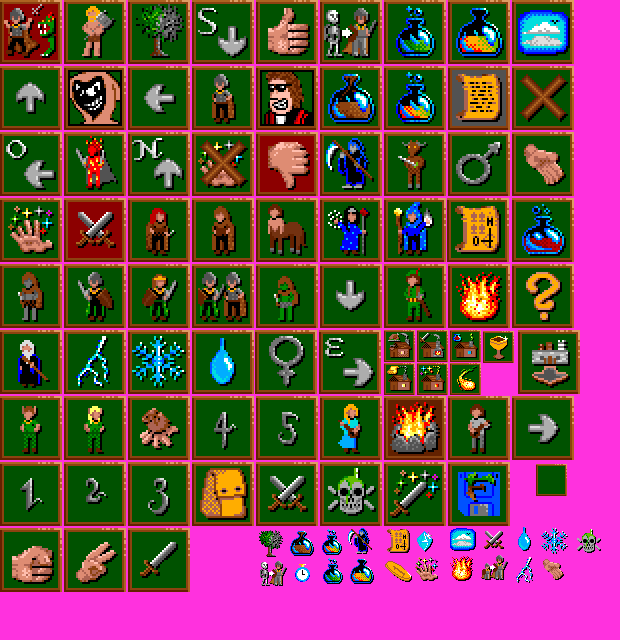
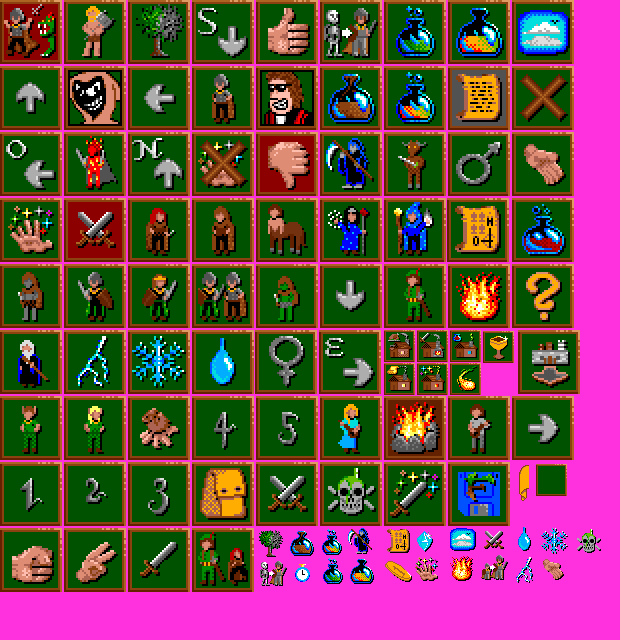
The second 620×640 image is a revision of the first. Changes to its layers:
added layer "PassaInosservato.gif" above "Ovest.gif" over (x1=192, y1=528, x2=254, y2=592)
added layer "Cartiglio-Siinistro.gif" above "Sfondo" over (x1=519, y1=465, x2=529, y2=501)
